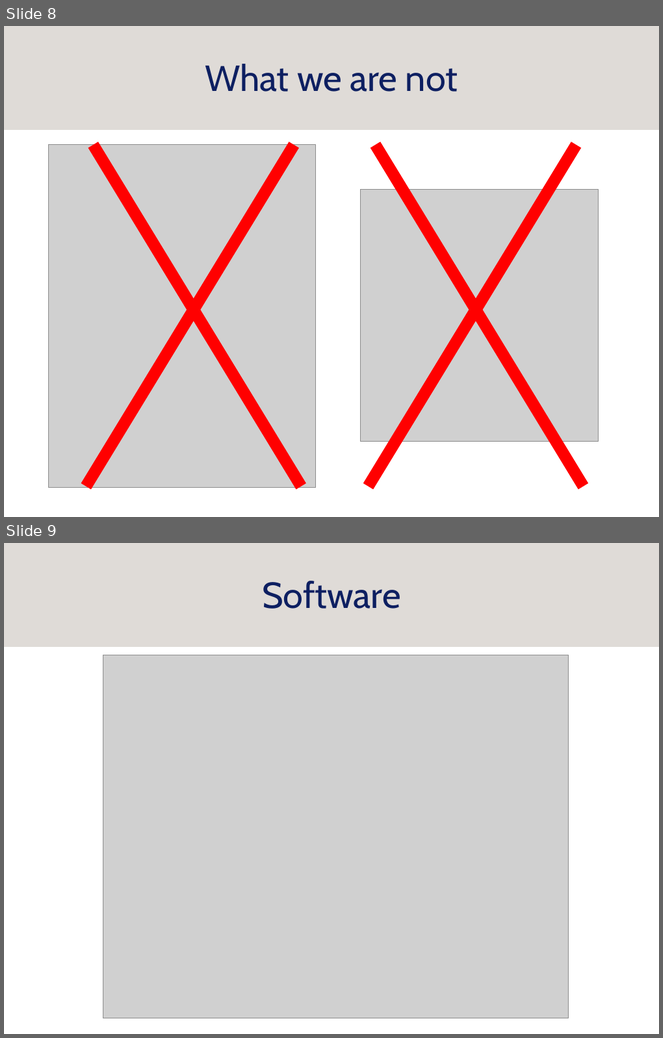
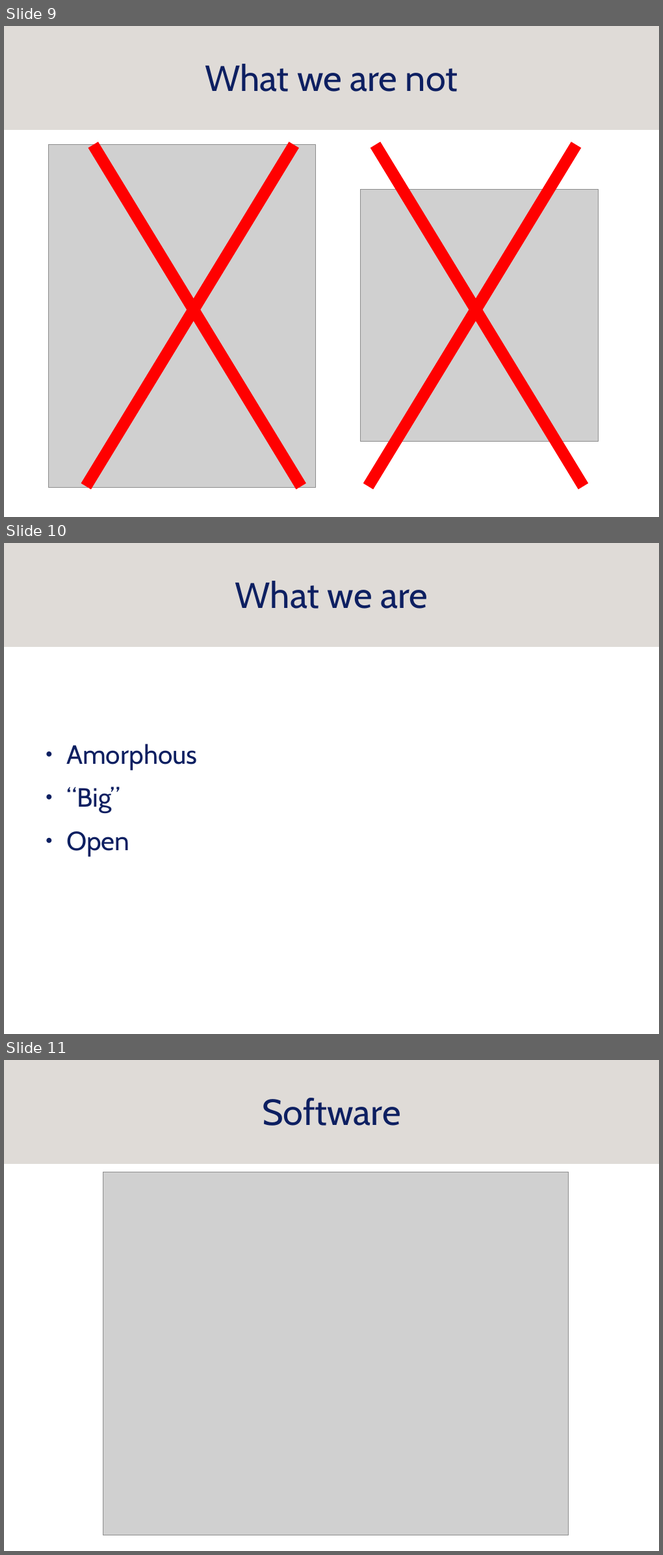
Before and after one commit to srobo/subversion-archive, a slide deck: presentations/robo-into-schools/robo-into-schools.odp. Shown one above the other, each under a label of ours: slides 8 and 9 before the commit, slides 9, 10 and 11 after it. The pictures are 663x1038 and 663x1555 pixels, drawn with LibreOffice and Linux fonts; fonts in the diff are those of the drawing; grey boxes stand for pictures; background and template pictures are left out. Boxes give left, top, right and bottom in pixels: in the first picture for what was removed or moved away, otherwise in the second. Text is boxed around its words. In the diff, an @@ line names an element or a change of style, - is before the commit and + after.

Commit message:
robo-into-schools: Add a couple of slides.
"Reflection" slide and "what we are".  Also move funding slide forward.

```diff
--- a/presentations/robo-into-schools/robo-into-schools.odp
+++ b/presentations/robo-into-schools/robo-into-schools.odp
@@ slide 10 added at (4, 543, 659, 1034), background #FFFFFF; not listed: 1 template element that a slide beside it also shows @@
@@ title added at (235, 581, 428, 609), 44 pt, text #0D1F61 @@
+What we are
@@ text added at (66, 744, 197, 857), 32 pt, text #0D1F61 @@
+● Amorphous
+● “Big”
+● Open
@@ what was slide 8 is now slide 9 @@
@@ what was slide 9 is now slide 11 @@
```
Also in this commit, not shown: 1 other slide added.
